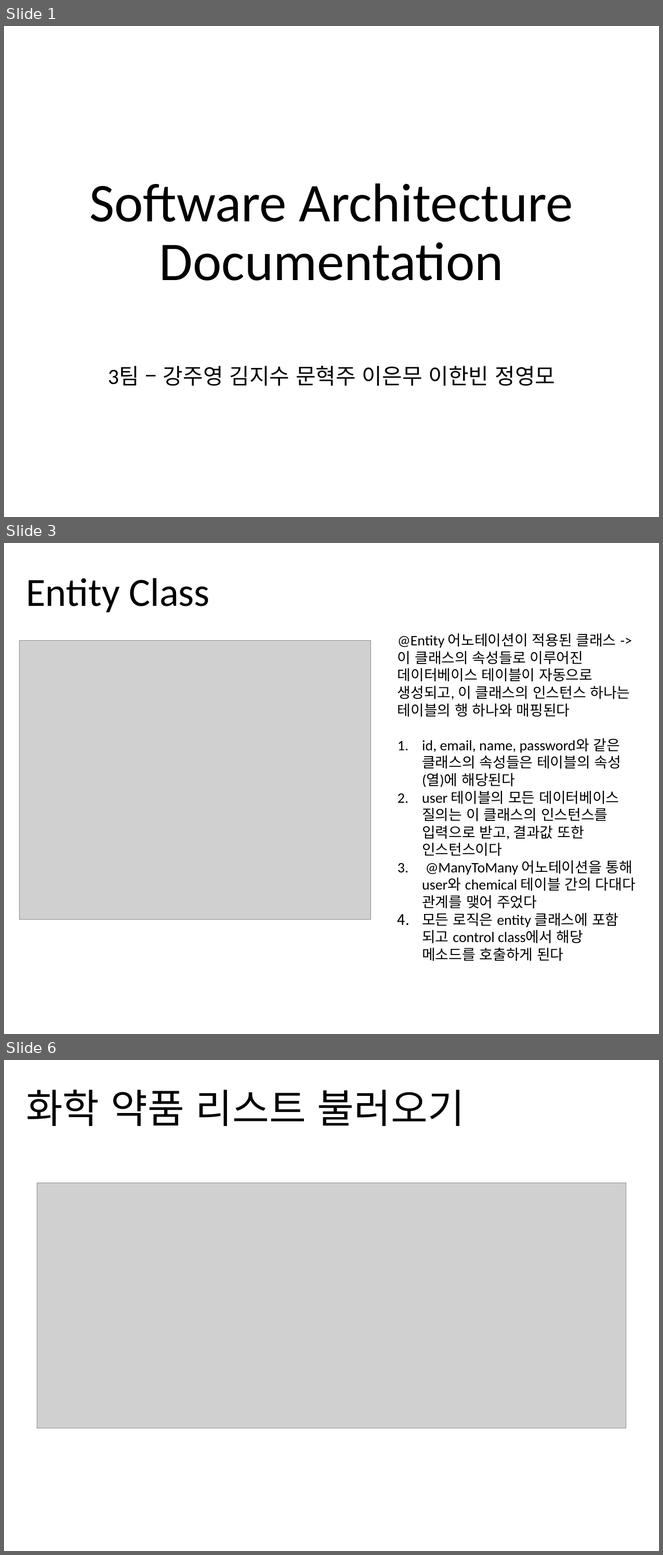
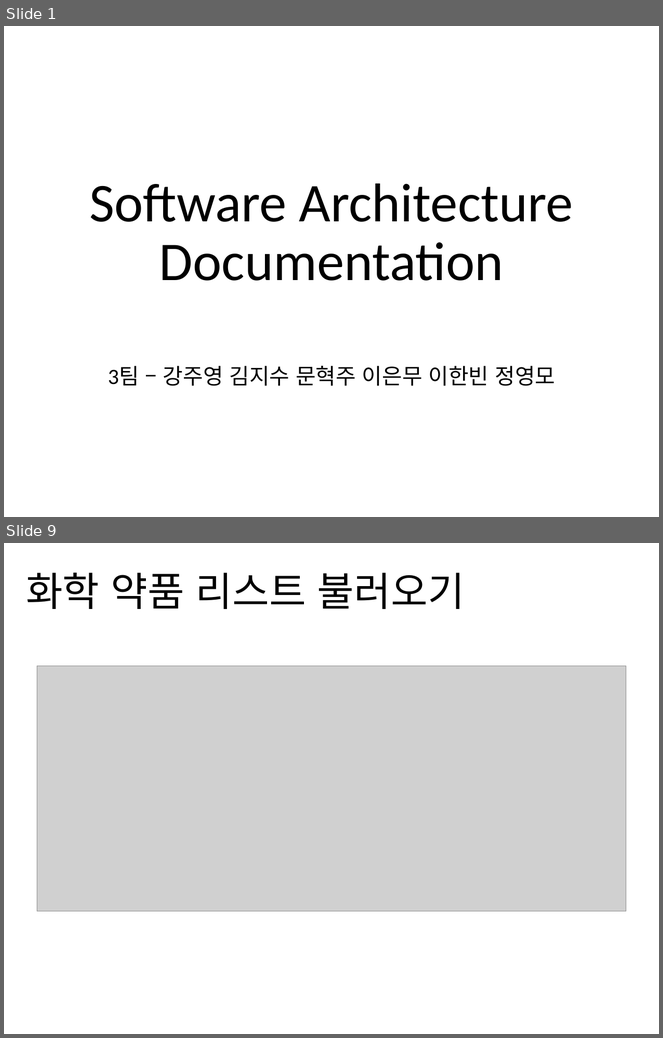
Before and after one commit to jisukim97/ChemicalManagementApplication, a slide deck: Document/2_Software Architect Documentation/Software Architecture Documentation 1.0.pptx. Shown one above the other, each under a label of ours: slides 1, 3 and 6 before the commit, slides 1 and 9 after it; the slides between them are not shown. The pictures are 663x1555 and 663x1038 pixels, drawn with LibreOffice and Linux fonts; fonts in the diff are those of the drawing; grey boxes stand for pictures. Boxes give left, top, right and bottom in pixels: in the first picture for what was removed or moved away, otherwise in the second. Text is boxed around its words. In the diff, an @@ line names an element or a change of style, - is before the commit and + after.

```diff
--- a/Document/2_Software Architect Documentation/Software Architecture Documentation 1.0.pptx
+++ b/Document/2_Software Architect Documentation/Software Architecture Documentation 1.0.pptx
@@ slide 3 removed at (4, 543, 659, 1034), background #FFFFFF @@
@@ title removed at (26, 578, 210, 613) @@
-Entity Class
@@ text removed at (398, 633, 636, 962) @@
-@Entity 어노테이션이 적용된 클래스 -> 이 클래스의 속성들로 이루어진 데이터베이스 테이블이 자동으로 생성되고, 이 클래스의 인스턴스 하나는 테이블의 행 하나와 매핑된다
-1. id, email, name, password와 같은 클래스의 속성들은 테이블의 속성(열)에 해당된다
-2. user 테이블의 모든 데이터베이스 질의는 이 클래스의 인스턴스를 입력으로 받고, 결과값 또한 인스턴스이다
-3. @ManyToMany 어노테이션을 통해 user와 chemical 테이블 간의 다대다 관계를 맺어 주었다
-4. 모든 로직은 entity 클래스에 포함 되고 control class에서 해당 메소드를 호출하게 된다
@@ picture removed at (19, 641, 370, 919) @@
@@ what was slide 6 is now slide 9 @@
```
Also in this commit, not shown: 5 slides changed, 4 slides added, 4 other files.
